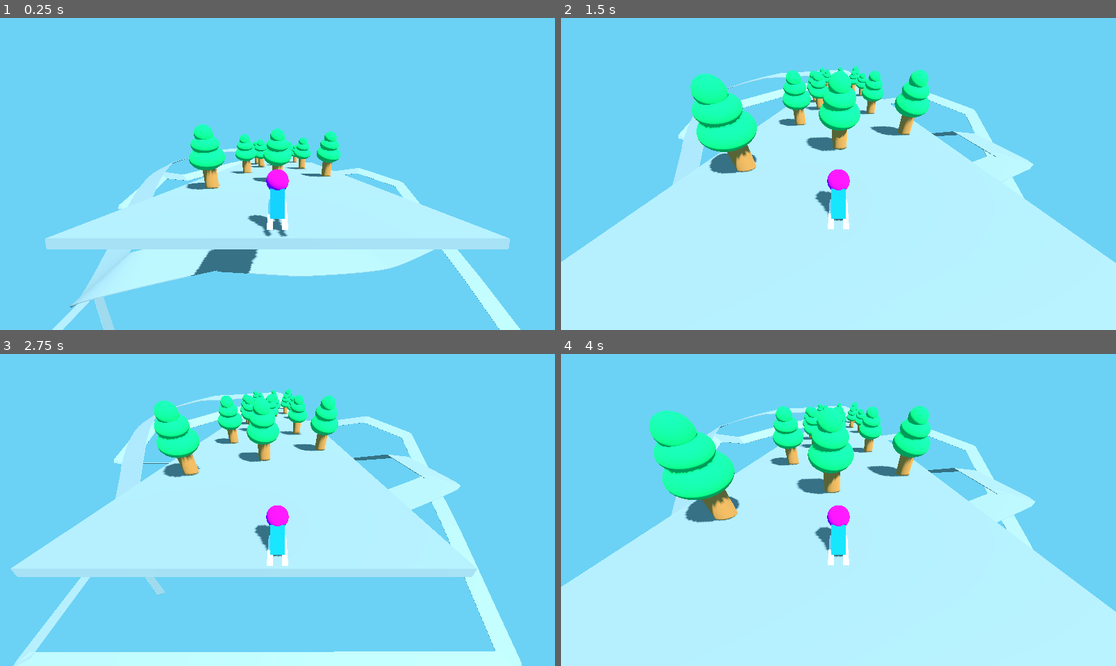
Above: before the commit, frames 1-4 (two rows, left to right).
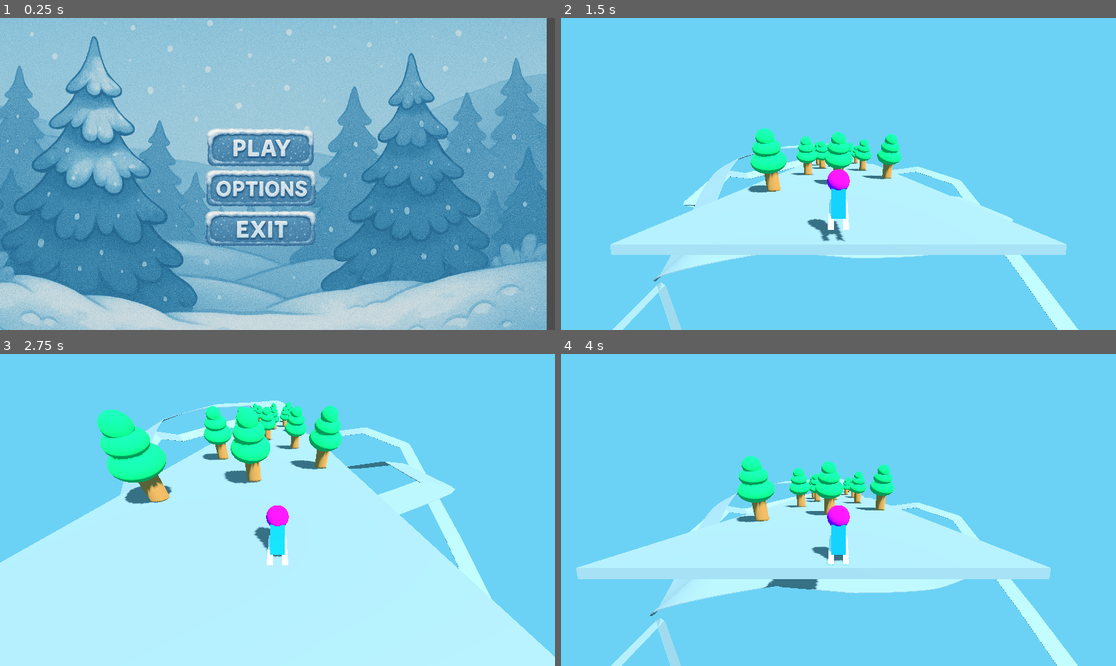
Above: after the commit, the same moments.

Repository: rohan-sav/Yr12GodotRohanHarshith
Game: Godot game, scene res://node_2d.tscn
Same seed, same stepped clock (60 frames per second), same inputs: the game is played once before the commit and once after it. Before the commit the project starts from res://node_3d.tscn.
Inputs (mouse positions are in pixels of both pictures, inside the frame that each line leads up to):
- Up to frame 1 (0.25 s): no input
- Up to frame 2 (1.5 s): click (821, 186) at 0.52 s; click (821, 149) at 1.27 s
- Up to frame 3 (2.75 s): hold Right from 2.03 s (still down)
- Up to frame 4 (4 s): release Right at 2.78 s; hold Left 2.78-3.53 s; hold Right from 3.53 s (still down)

The runs differ from the first frame. In frame 1, 100% of the frame differs, in the area x 0-100%, y 0-100%; in frame 2, 41%; in frame 3, 32%; in frame 4, 42%.

Commit message:
Fixed Project

Diff:
--- /dev/null
+++ b/testing/MainMenu.gd
@@ -0,0 +1,23 @@
+extends Node2D
+
+
+# Called when the node enters the scene tree for the first time.
+func _ready() -> void:
+	pass # Replace with function body.
+
+
+# Called every frame. 'delta' is the elapsed time since the previous frame.
+func _process(delta: float) -> void:
+	pass
+
+
+func _on_play_pressed() -> void:
+	get_tree().change_scene_to_file("res://Collision.tscn")
+
+
+func _on_options_pressed() -> void:
+	get_tree().change_scene_to_file("res://options.tscn")
+
+
+func _on_quit_pressed() -> void:
+	get_tree().quit()
--- a/testing/node_2d.tscn
+++ b/testing/node_2d.tscn
@@ -1,3 +1,66 @@
-[gd_scene format=3 uid="uid://bpik7bjkywivk"]
+[gd_scene load_steps=7 format=3 uid="uid://bpik7bjkywivk"]
 
-[node name="Node2D" type="Node2D"]
+[ext_resource type="Script" uid="uid://bm24m05hxnd70" path="res://MainMenu.gd" id="1_wtcfe"]
+[ext_resource type="Texture2D" uid="uid://cvo4j03bxkf20" path="res://Menu/play.png" id="2_0hol4"]
+[ext_resource type="Texture2D" uid="uid://kqart87yispf" path="res://Menu/options.png" id="3_q6r6c"]
+[ext_resource type="Texture2D" uid="uid://cabl82fqiu78y" path="res://Menu/exit.png" id="4_kdubu"]
+[ext_resource type="BitMap" uid="uid://briwktjf7n0nc" path="res://Menu/exit2.png" id="5_q6r6c"]
+[ext_resource type="Texture2D" uid="uid://dmstvj1h6s45e" path="res://Menu/ChatGPT Image Jul 29, 2025, 12_17_25 PM.png" id="6_kdubu"]
+
+[node name="Main Menu" type="Node2D"]
+script = ExtResource("1_wtcfe")
+
+[node name="ChatGptImageJul29,2025,121725Pm" type="Sprite2D" parent="."]
+position = Vector2(556, 312)
+scale = Vector2(0.753906, 0.753906)
+texture = ExtResource("6_kdubu")
+
+[node name="Button_manager" type="Control" parent="."]
+layout_mode = 3
+anchors_preset = 0
+offset_right = 40.0
+offset_bottom = 40.0
+
+[node name="Play" type="TextureButton" parent="Button_manager"]
+layout_mode = 1
+anchors_preset = 8
+anchor_left = 0.5
+anchor_top = 0.5
+anchor_right = 0.5
+anchor_bottom = 0.5
+offset_left = 363.0
+offset_top = 92.0
+offset_right = 1387.0
+offset_bottom = 1116.0
+grow_horizontal = 2
+grow_vertical = 2
+scale = Vector2(0.30816, 0.30816)
+texture_normal = ExtResource("2_0hol4")
+texture_click_mask = ExtResource("5_q6r6c")
+stretch_mode = 0
+
+[node name="Options" type="TextureButton" parent="Button_manager"]
+layout_mode = 0
+offset_left = 379.0
+offset_top = 190.0
+offset_right = 1403.0
+offset_bottom = 1214.0
+scale = Vector2(0.31795, 0.31795)
+texture_normal = ExtResource("3_q6r6c")
+texture_click_mask = ExtResource("5_q6r6c")
+
+[node name="Quit" type="TextureButton" parent="Button_manager"]
+layout_mode = 0
+offset_left = 378.0
+offset_top = 273.0
+offset_right = 1402.0
+offset_bottom = 1297.0
+scale = Vector2(0.318411, 0.318411)
+texture_normal = ExtResource("4_kdubu")
+texture_click_mask = ExtResource("5_q6r6c")
+ignore_texture_size = true
+stretch_mode = 0
+
+[connection signal="pressed" from="Button_manager/Play" to="." method="_on_play_pressed"]
+[connection signal="pressed" from="Button_manager/Options" to="." method="_on_options_pressed"]
+[connection signal="pressed" from="Button_manager/Quit" to="." method="_on_quit_pressed"]
--- a/testing/project.godot
+++ b/testing/project.godot
@@ -11,7 +11,7 @@
 [application]
 
 config/name="testing"
-run/main_scene="res://node_3d.tscn"
+run/main_scene="uid://bpik7bjkywivk"
 config/features=PackedStringArray("4.4", "Forward Plus")
 config/icon="res://icon.svg"
 
Not shown, added: testing/MainMenu.gd.uid
Binary file added: testing/Menu/ChatGPT Image Jul 29, 2025, 11_53_44 AM.png
Not shown, added: testing/Menu/ChatGPT Image Jul 29, 2025, 11_53_44 AM.png.import
Binary file added: testing/Menu/ChatGPT Image Jul 29, 2025, 12_17_25 PM.png
Not shown, added: testing/Menu/ChatGPT Image Jul 29, 2025, 12_17_25 PM.png.import
Binary file added: testing/Menu/exit.png
Not shown, added: testing/Menu/exit.png.import
Binary file added: testing/Menu/exit2.png
Not shown, added: testing/Menu/exit2.png.import
Binary file added: testing/Menu/options.png
Not shown, added: testing/Menu/options.png.import
Binary file added: testing/Menu/play.png
(and 1 more such lines)
